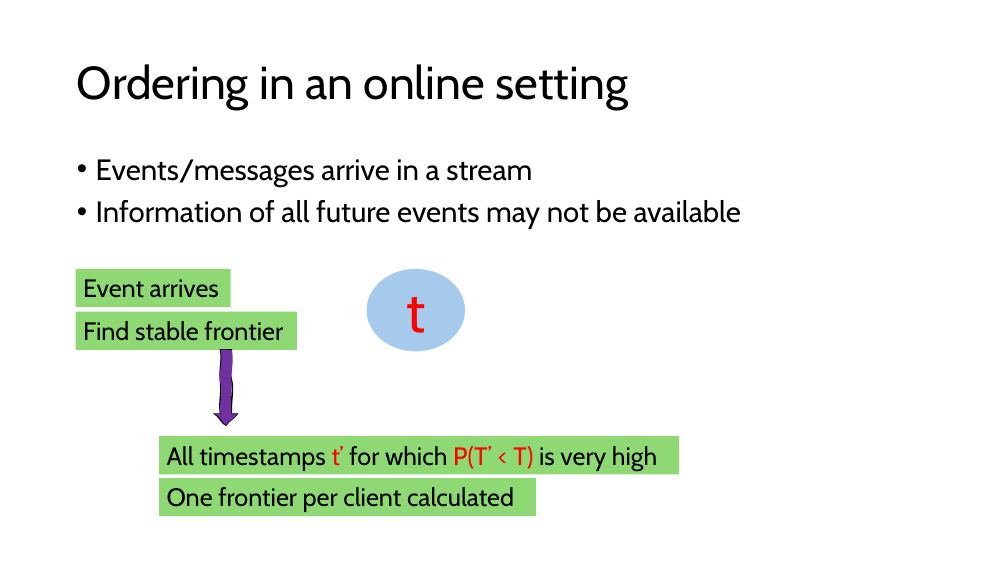
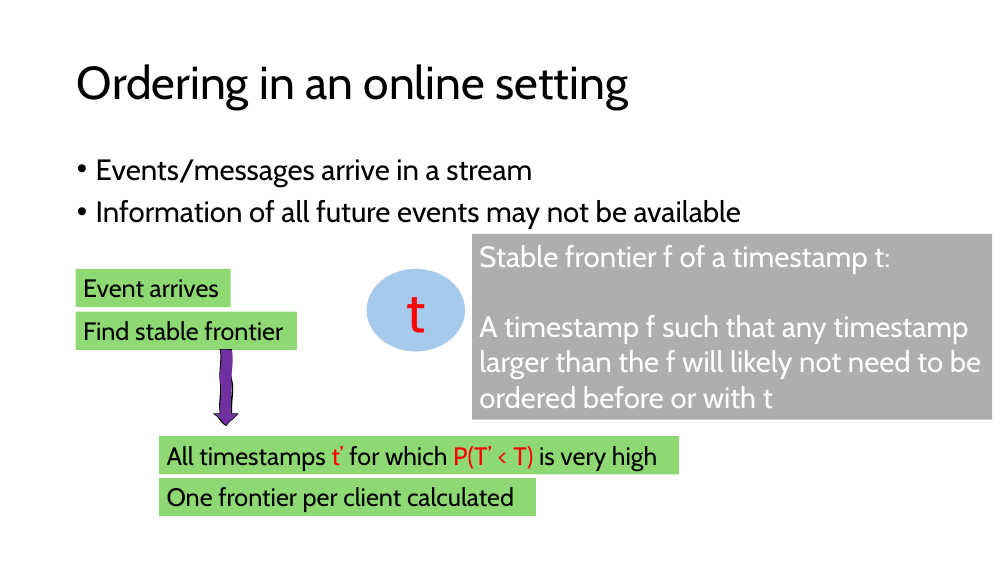
Before and after one commit to HaseebLUMS/Onyx-Presentation, a slide deck: slide 152 of thesis-latency-fairness.pptx (slide 147 before the commit). Drawn at 1008x567 pixels with LibreOffice and Linux fonts; fonts in the diff are those of the drawing. Boxes give left, top, right and bottom in pixels: in the first picture for what was removed or moved away, otherwise in the second. Text is boxed around its words. In the diff, an @@ line names an element or a change of style, - is before the commit and + after.

```diff
--- a/thesis-latency-fairness.pptx
+++ b/thesis-latency-fairness.pptx
@@ rectangle added at <box>472,234,992,420</box>, fill #AEAEAE, 28 pt, text #FFFFFF @@
+Stable frontier f of a timestamp t:
+A timestamp f such that any timestamp larger than the f will likely not need to be ordered before or with t
```
Also in this commit, not shown: 5 other slides changed, 7 slides added, 2 slides removed.
